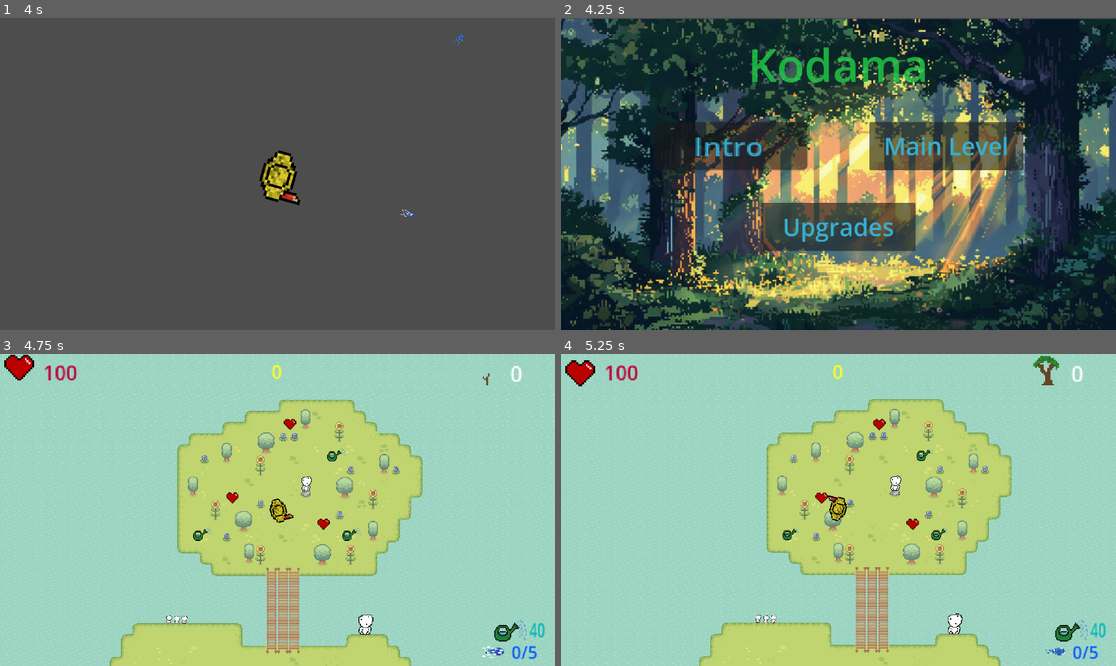
Above: before the commit, frames 1-4 (two rows, left to right).
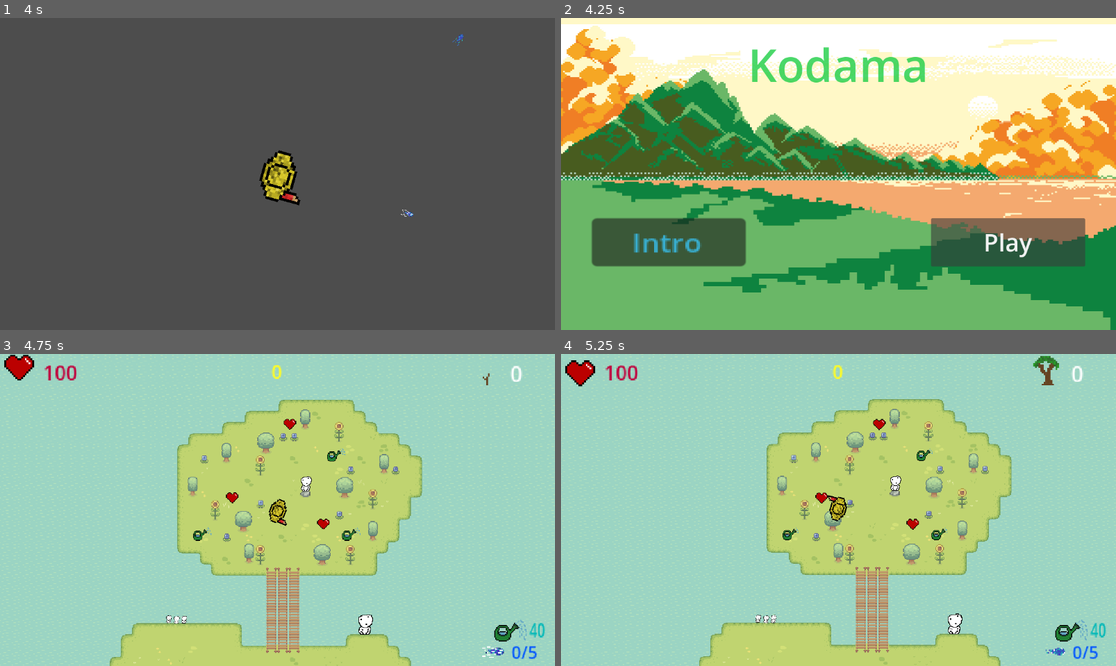
Above: after the commit, the same moments.

Repository: TheWhiteWolf0/Shooter-Game
Game: Godot game, scene res://Scenes/Player.tscn
Two runs of this game, one before a commit and one after it. Both use one fixed random seed, a clock stepped at 60 frames per second and the inputs below.
Inputs (mouse positions are in pixels of both pictures, inside the frame that each line leads up to):
- Up to frame 1 (4 s): move the mouse to (399, 158) at 0.52 s; hold D (Right) 0.53-1.28 s; click (399, 158) at 0.6 s; move the mouse to (166, 189) at 1.27 s; hold S (Down) 1.28-2.03 s; click (166, 189) at 1.35 s; tap Enter at 2 s; move the mouse to (333, 105) at 2.02 s; hold D (Right) 2.03-2.78 s; click (333, 105) at 2.1 s; move the mouse to (249, 236) at 2.77 s; hold W (Up) 2.78-3.53 s; click (249, 236) at 2.85 s; move the mouse to (444, 220) at 3.52 s; hold A (Left) from 3.53 s (still down); click (444, 220) at 3.6 s
- Up to frame 2 (4.25 s): keep holding A (Left); tap I (Inventory) at 4.15 s
- Up to frame 3 (4.75 s): release A (Left) at 4.25 s; click "Main Level" (after the commit: "Play") at 4.25 s
- Up to frame 4 (5.25 s): move the mouse to (672, 463) at 5.02 s; hold A (Left) from 5.03 s (still down); click (672, 463) at 5.1 s

Frame 1 is identical in both runs. In frame 2, 99% of the frame differs, in the area x 0-100%, y 0-100%; in frame 3, 0.9%; in frame 4, nothing differs.

Commit message:
FINAL UPDATE

Diff:
--- a/shootergame/Scenes/DeathScence.tscn
+++ b/shootergame/Scenes/DeathScence.tscn
@@ -1,9 +1,10 @@
-[gd_scene load_steps=5 format=3 uid="uid://dmtajps536ny2"]
+[gd_scene load_steps=6 format=3 uid="uid://dmtajps536ny2"]
 
 [ext_resource type="Script" uid="uid://b5cee57qog15l" path="res://Scripts/death_scence.gd" id="1_kedjp"]
 [ext_resource type="Texture2D" uid="uid://cfn4an3odfido" path="res://Sprite Frames/pixelForrest.jpg" id="1_o10et"]
 [ext_resource type="AudioStream" uid="uid://ovu73mu6o0uc" path="res://Audio/MyHomemadeBGMusic.wav" id="4_4oc4v"]
 [ext_resource type="AudioStream" uid="uid://c44nyktvn5f80" path="res://Audio/8-bit-video-game-lose-sound-version-1-145828.mp3" id="4_xqdm7"]
+[ext_resource type="Texture2D" uid="uid://k1yx3dl6i8qh" path="res://Audio/49661322_9259351.jpg" id="5_4oc4v"]
 
 [node name="Control" type="Control"]
 layout_mode = 3
@@ -15,19 +16,19 @@
 script = ExtResource("1_kedjp")
 
 [node name="PixelForrest" type="Sprite2D" parent="."]
-position = Vector2(576.65, 325)
+position = Vector2(-88.0001, 1392)
 scale = Vector2(1.78958, 1.8)
 texture = ExtResource("1_o10et")
 
 [node name="CanvasLayer" type="CanvasLayer" parent="."]
 
 [node name="score" type="Label" parent="CanvasLayer"]
-offset_left = 256.0
+offset_left = 288.0
 offset_top = 184.0
-offset_right = 764.0
+offset_right = 796.0
 offset_bottom = 280.0
 scale = Vector2(1.12, 1.12)
-theme_override_colors/font_color = Color(0.741176, 0.780392, 0.121569, 1)
+theme_override_colors/font_color = Color(1, 1, 0, 1)
 theme_override_font_sizes/font_size = 70
 text = "Score Achivied "
 horizontal_alignment = 1
@@ -62,13 +63,16 @@
 
 [node name="AudioStreamPlayer2D2" type="AudioStreamPlayer2D" parent="."]
 stream = ExtResource("4_xqdm7")
-autoplay = true
 bus = &"BackGround"
 
 [node name="AudioStreamPlayer2D" type="AudioStreamPlayer2D" parent="."]
 stream = ExtResource("4_4oc4v")
-autoplay = true
 bus = &"BackGround"
+
+[node name="496613229259351" type="Sprite2D" parent="."]
+position = Vector2(576, 324)
+scale = Vector2(0.384, 0.324)
+texture = ExtResource("5_4oc4v")
 
 [connection signal="pressed" from="CanvasLayer/Button" to="." method="_on_button_pressed"]
 [connection signal="pressed" from="CanvasLayer/Button2" to="." method="_on_button_2_pressed"]
--- a/shootergame/Scenes/control.tscn
+++ b/shootergame/Scenes/control.tscn
@@ -1,7 +1,8 @@
-[gd_scene load_steps=4 format=3 uid="uid://8suguyupkdoi"]
+[gd_scene load_steps=5 format=3 uid="uid://8suguyupkdoi"]
 
 [ext_resource type="Script" uid="uid://bctqa2ek4wto0" path="res://Scripts/Upgrades.gd" id="1_sjmnu"]
 [ext_resource type="Texture2D" uid="uid://cfn4an3odfido" path="res://Sprite Frames/pixelForrest.jpg" id="2_cgmvo"]
+[ext_resource type="Texture2D" uid="uid://k1yx3dl6i8qh" path="res://Audio/49661322_9259351.jpg" id="2_wpaqk"]
 [ext_resource type="AudioStream" uid="uid://ovu73mu6o0uc" path="res://Audio/MyHomemadeBGMusic.wav" id="3_vh8u0"]
 
 [node name="Control" type="Control"]
@@ -13,6 +14,11 @@
 grow_vertical = 2
 script = ExtResource("1_sjmnu")
 
+[node name="496613229259351" type="Sprite2D" parent="."]
+position = Vector2(576, 324)
+scale = Vector2(0.384, 0.324)
+texture = ExtResource("2_wpaqk")
+
 [node name="AudioStreamPlayer2D" type="AudioStreamPlayer2D" parent="."]
 position = Vector2(413, -1716)
 scale = Vector2(1, 1)
@@ -21,7 +27,7 @@
 bus = &"BackGround"
 
 [node name="PixelForrest" type="Sprite2D" parent="."]
-position = Vector2(576, 324)
+position = Vector2(-656, 1240)
 scale = Vector2(1.7916, 1.8)
 texture = ExtResource("2_cgmvo")
 
@@ -85,6 +91,7 @@
 offset_top = 88.0
 offset_right = 131.0
 offset_bottom = 112.0
+theme_override_colors/font_color = Color(0, 0, 0, 1)
 text = "Power: "
 metadata/_edit_use_anchors_ = true
 
@@ -101,6 +108,7 @@
 offset_top = 56.0
 offset_right = 64.0
 offset_bottom = 79.0
+theme_override_colors/font_color = Color(0, 0, 0, 1)
 text = "Cost:"
 
 [node name="PlayerLevel" type="Label" parent="CanvasLayer"]
@@ -108,6 +116,7 @@
 offset_top = 24.0
 offset_right = 117.0
 offset_bottom = 47.0
+theme_override_colors/font_color = Color(0, 0, 0, 1)
 text = "Player level:"
 
 [node name="Damage" type="Label" parent="CanvasLayer"]
--- a/shootergame/Scenes/level_select.tscn
+++ b/shootergame/Scenes/level_select.tscn
@@ -1,6 +1,7 @@
-[gd_scene load_steps=4 format=3 uid="uid://n5q48eoj5nb5"]
+[gd_scene load_steps=5 format=3 uid="uid://n5q48eoj5nb5"]
 
 [ext_resource type="Script" uid="uid://6wevlv4roey7" path="res://Scripts/level_select.gd" id="1_rp7yy"]
+[ext_resource type="Texture2D" uid="uid://k1yx3dl6i8qh" path="res://Audio/49661322_9259351.jpg" id="2_2sqnl"]
 [ext_resource type="Texture2D" uid="uid://cfn4an3odfido" path="res://Sprite Frames/pixelForrest.jpg" id="2_nkys2"]
 [ext_resource type="AudioStream" uid="uid://ovu73mu6o0uc" path="res://Audio/MyHomemadeBGMusic.wav" id="3_lx4vd"]
 
@@ -13,17 +14,22 @@
 grow_vertical = 2
 script = ExtResource("1_rp7yy")
 
+[node name="496613229259351" type="Sprite2D" parent="."]
+position = Vector2(576, 324)
+scale = Vector2(0.384, 0.324)
+texture = ExtResource("2_2sqnl")
+
 [node name="PixelForrest" type="Sprite2D" parent="."]
-position = Vector2(578, 326)
+position = Vector2(-704, 484)
 scale = Vector2(1.8, 1.8)
 texture = ExtResource("2_nkys2")
 
 [node name="Level1" type="Button" parent="."]
 layout_mode = 0
-offset_left = 192.0
-offset_top = 216.0
-offset_right = 276.0
-offset_bottom = 247.0
+offset_left = 64.0
+offset_top = 416.0
+offset_right = 148.0
+offset_bottom = 447.0
 scale = Vector2(3.80427, 3.21455)
 theme_override_colors/font_color = Color(0.219608, 0.682353, 0.815686, 1)
 theme_override_font_sizes/font_size = 0
@@ -31,20 +37,20 @@
 
 [node name="Level2" type="Button" parent="."]
 layout_mode = 0
-offset_left = 640.0
-offset_top = 216.0
-offset_right = 960.0
-offset_bottom = 316.0
+offset_left = 768.0
+offset_top = 416.0
+offset_right = 1088.0
+offset_bottom = 516.0
 theme_override_colors/font_color = Color(0.219608, 0.682353, 0.815686, 1)
 theme_override_font_sizes/font_size = 50
-text = "Main Level"
+text = "Play"
 
 [node name="Upgrades" type="Button" parent="."]
 layout_mode = 0
-offset_left = 416.0
-offset_top = 384.0
-offset_right = 736.0
-offset_bottom = 484.0
+offset_left = 344.0
+offset_top = 1104.0
+offset_right = 664.0
+offset_bottom = 1204.0
 theme_override_colors/font_color = Color(0.219608, 0.682353, 0.815686, 1)
 theme_override_font_sizes/font_size = 50
 text = "Upgrades"
--- a/shootergame/Scripts/Enemy(Chase).gd
+++ b/shootergame/Scripts/Enemy(Chase).gd
@@ -37,8 +37,8 @@
 func _on_area_2d_area_entered(area: Area2D) -> void:
 	$AudioStreamPlayer2D.play()
 	print("Hmmm")
-	GlobalVariables.Currency = GlobalVariables.Currency + 1
-	GlobalVariables.player_Score = GlobalVariables.player_Score + 1
+	GlobalVariables.Currency = GlobalVariables.Currency + 4
+	GlobalVariables.player_Score = GlobalVariables.player_Score + 2
 	var tree_instance = tree_death.instantiate()
 	tree_instance.global_position = $Area2D.global_position
 	get_tree().get_root().call_deferred("add_child", tree_instance)
--- a/shootergame/Scripts/enemy(multi_hit).gd
+++ b/shootergame/Scripts/enemy(multi_hit).gd
@@ -48,8 +48,8 @@
 func enemydeath():
 	if enemy_health <= 0:
 		#$AudioStreamPlayer2D.play()
-		GlobalVariables.Currency = GlobalVariables.Currency + 5
-		GlobalVariables.player_Score = GlobalVariables.player_Score + 3
+		GlobalVariables.Currency = GlobalVariables.Currency + 6
+		GlobalVariables.player_Score = GlobalVariables.player_Score + 5
 		GlobalVariables.reserve_ammo = GlobalVariables.reserve_ammo + 5
 		var tree_instance = tree_death.instantiate()
 		tree_instance.global_position = $Area2D.global_position
Binary file added: shootergame/Audio/49661322_9259351.jpg
Not shown, added: shootergame/Audio/49661322_9259351.jpg.import
